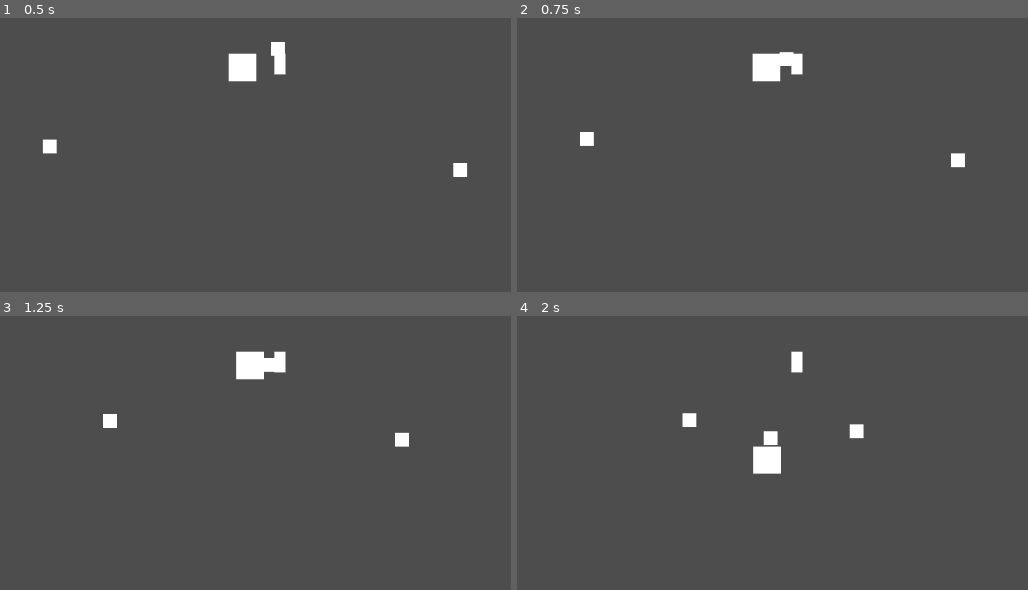
Above: before the commit, frames 1-4 (two rows, left to right).
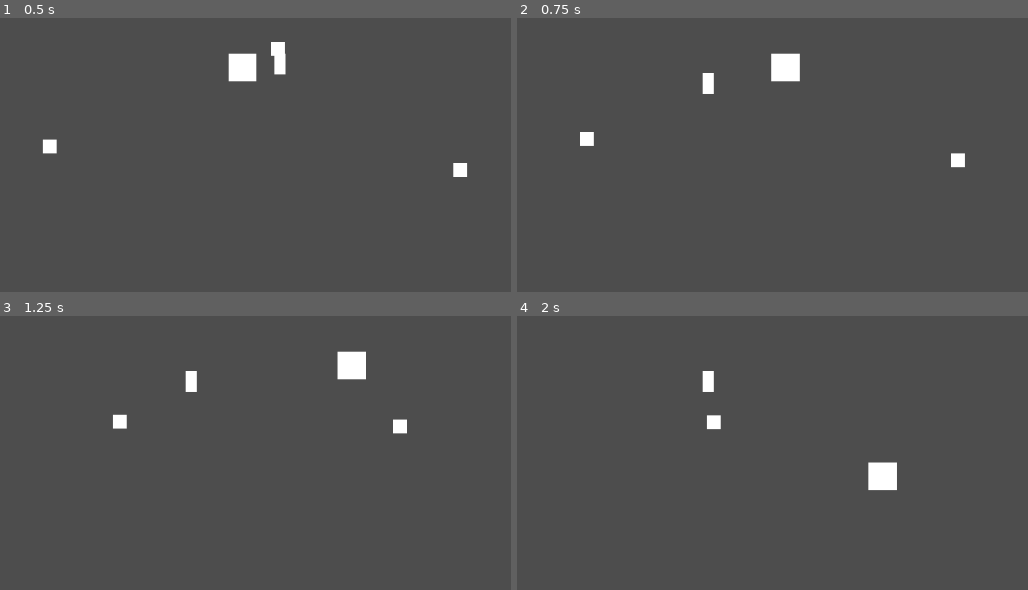
Above: after the commit, the same moments.

Repository: checkm8cat/spaceplane
Game: Godot game, scene res://game.tscn
Same seed, same stepped clock (60 frames per second), same inputs: the game is played once before the commit and once after it.
Inputs:
- Up to frame 1 (0.5 s): no input
- Up to frame 2 (0.75 s): hold Right (Right) from 0.53 s (still down)
- Up to frame 3 (1.25 s): keep holding Right (Right)
- Up to frame 4 (2 s): release Right (Right) at 1.28 s; hold S (Down) from 1.28 s (still down)

Frame 1 is identical in both runs. In frame 2, 0.9% of the frame differs, in the area x 36-56%, y 12-28%; in frame 3, 2.1%, in the area x 20-81%, y 12-48%; in frame 4, 2.1%.

Commit message:
made the enemies disappear when they touch you and collide with themselves

Diff:
--- a/Scripts/enemy_basic.gd
+++ b/Scripts/enemy_basic.gd
@@ -10,3 +10,10 @@
 	var direction = (player.position - position).normalized()
 	velocity = direction * speed
 	move_and_slide()
+
+
+func _on_area_2d_body_shape_entered(body_rid: RID, body: Node2D, body_shape_index: int, local_shape_index: int) -> void:
+	if(body.name.contains("Enemy")): return
+	print("haha touched you")
+	queue_free()
+	pass # Replace with function body.
--- a/Scripts/powercell.gd
+++ b/Scripts/powercell.gd
@@ -16,5 +16,6 @@
 
 func _on_body_entered(body: Node2D) -> void:
 	Engine.time_scale *= 1.2
+	print("time is now ", Engine.time_scale)
 	respawn()
 	print("im hit!")
--- a/enemy_basic.tscn
+++ b/enemy_basic.tscn
@@ -7,7 +7,12 @@
 [sub_resource type="RectangleShape2D" id="RectangleShape2D_g2x43"]
 size = Vector2(16, 16)
 
+[sub_resource type="CircleShape2D" id="CircleShape2D_20uc5"]
+radius = 18.0278
+
 [node name="Enemy basic" type="CharacterBody2D"]
+collision_layer = 4
+collision_mask = 4
 script = ExtResource("1_20uc5")
 
 [node name="Sprite2D" type="Sprite2D" parent="."]
@@ -15,6 +20,18 @@
 scale = Vector2(20, 20)
 texture = SubResource("CanvasTexture_kxokx")
 
-[node name="CollisionShape2D" type="CollisionShape2D" parent="."]
+[node name="Area2D" type="Area2D" parent="."]
+position = Vector2(10, 0)
+scale = Vector2(5, 5)
+
+[node name="CollisionShape2D" type="CollisionShape2D" parent="Area2D"]
+position = Vector2(-2.2, 0)
+scale = Vector2(0.2, 0.2)
+shape = SubResource("RectangleShape2D_g2x43")
+
+[node name="Collision" type="CollisionShape2D" parent="."]
 position = Vector2(-1, 0)
-shape = SubResource("RectangleShape2D_g2x43")
+scale = Vector2(1, 1)
+shape = SubResource("CircleShape2D_20uc5")
+
+[connection signal="body_shape_entered" from="Area2D" to="." method="_on_area_2d_body_shape_entered"]
--- a/player.tscn
+++ b/player.tscn
@@ -11,7 +11,6 @@
 position = Vector2(2, -1)
 scale = Vector2(0.396667, 2.44)
 collision_layer = 3
-collision_mask = 3
 script = ExtResource("1_4flbx")
 
 [node name="Sprite2D" type="Sprite2D" parent="."]
@@ -21,7 +20,6 @@
 
 [node name="CollisionShape2D" type="CollisionShape2D" parent="."]
 position = Vector2(0.789938, -1.07484e-06)
-scale = Vector2(1, 1)
 shape = SubResource("RectangleShape2D_4flbx")
 
 [node name="Move_timer" type="Timer" parent="."]
Not shown: 1 places in enemy_basic.tscn that only renumber resources
